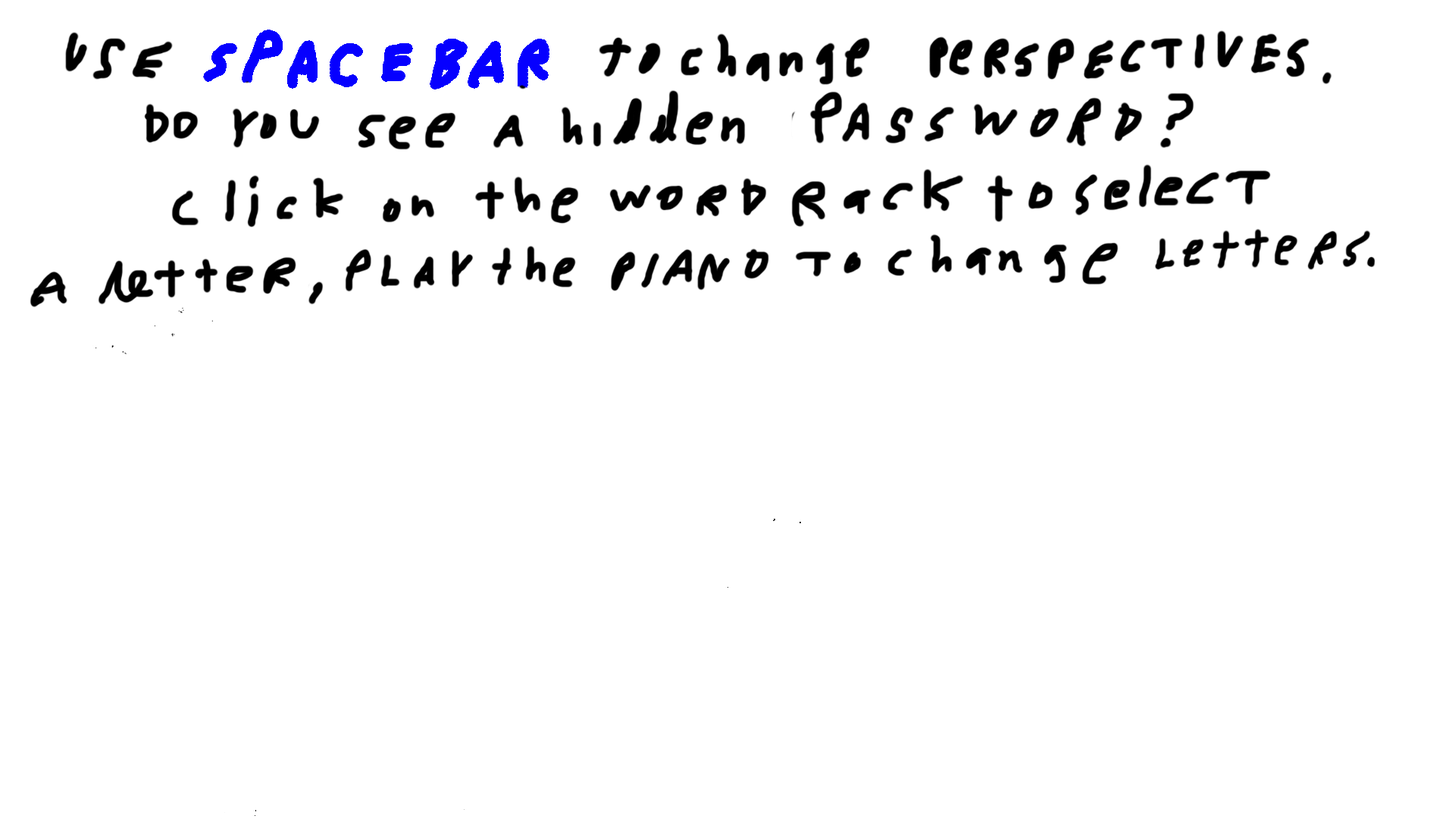
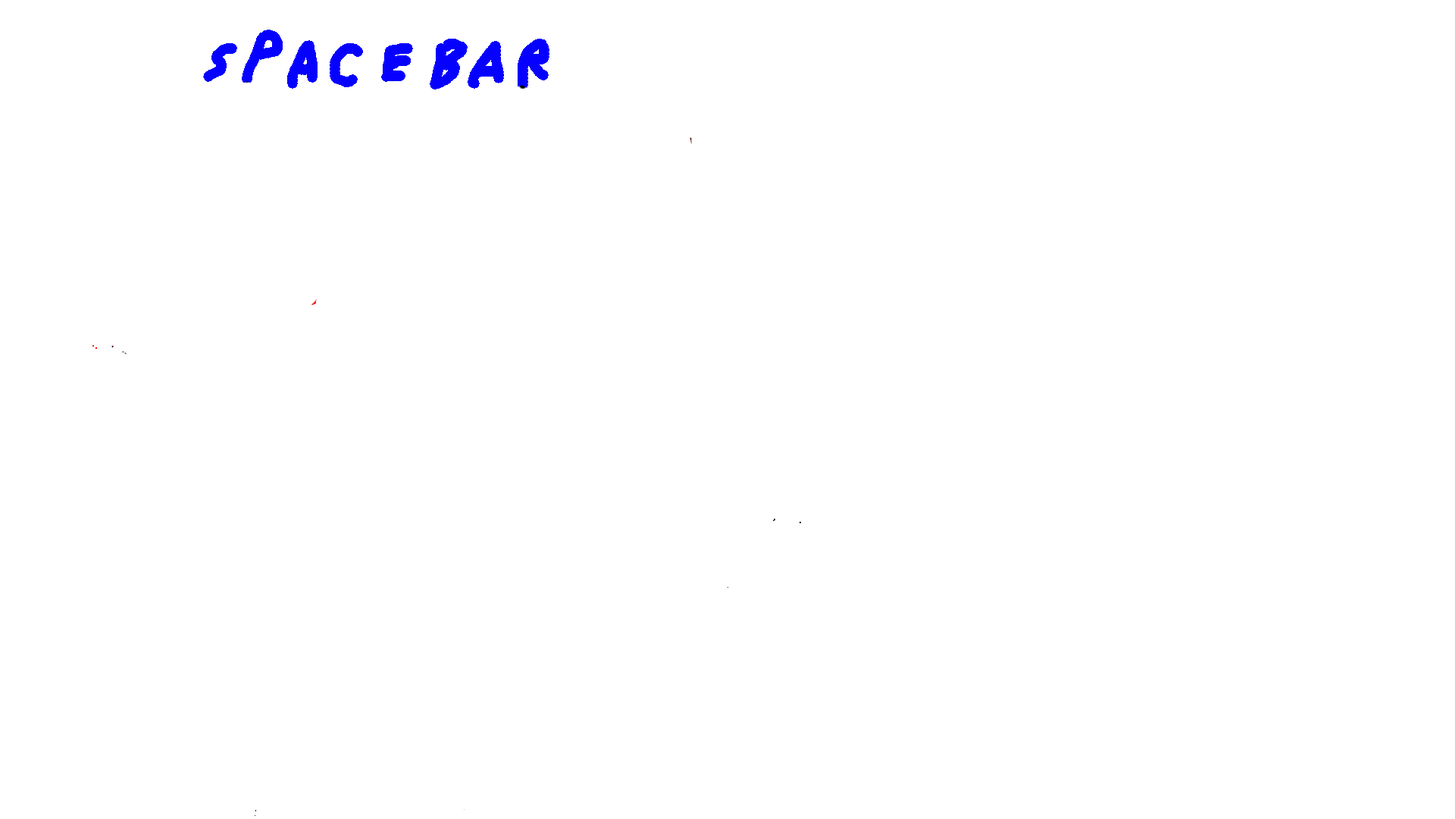
Two versions of the same layered image (1455 × 819). Layer-by-layer changes:
painted on "IMG_3919" over box(29, 30, 1376, 349)
